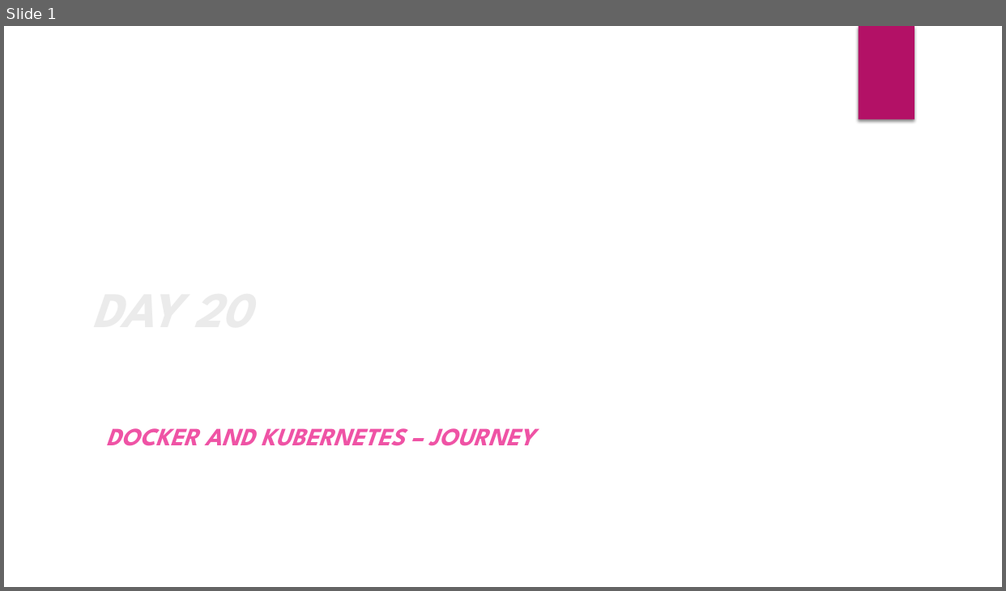
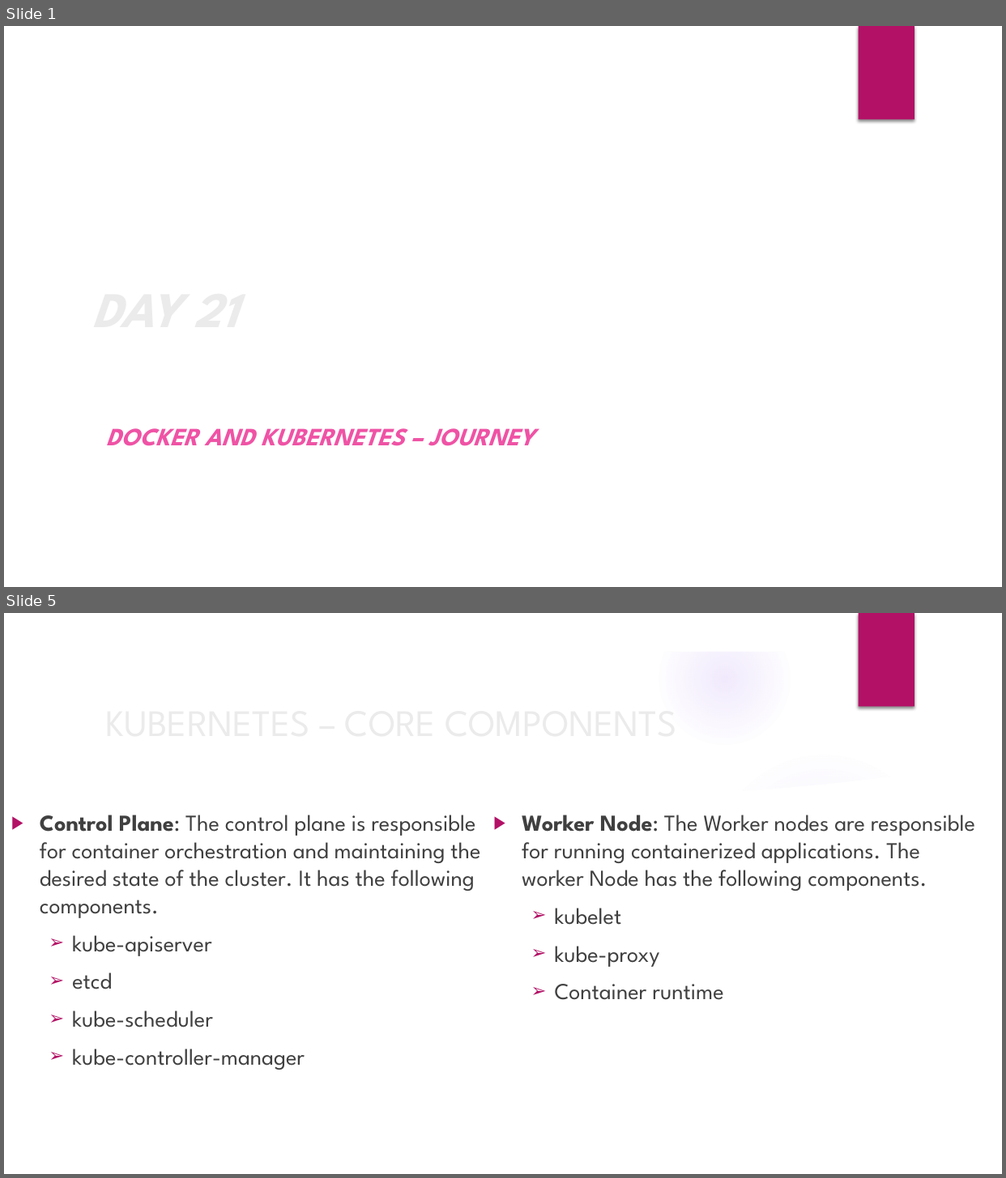
Before and after one commit to deepkumartraining/docker-k8s-April23, a slide deck: Day21/DockerAndKubernetes_Training-Day21.pptx. Shown one above the other, each under a label of ours: slide 1 before the commit, slides 1 and 5 after it; the slides between them are not shown. The pictures are 1006x591 and 1006x1178 pixels, drawn with LibreOffice and Linux fonts; fonts in the diff are those of the drawing; background and template pictures are left out. Boxes give left, top, right and bottom in pixels: in the first picture for what was removed or moved away, otherwise in the second. Text is boxed around its words. In the diff, an @@ line names an element or a change of style, - is before the commit and + after.

```diff
--- a/Day21/DockerAndKubernetes_Training-Day21.pptx
+++ b/Day21/DockerAndKubernetes_Training-Day21.pptx
@@ slide 5 added at [4, 613, 1002, 1174], background picture (left out); not listed: 1 template element that a slide beside it also shows @@
@@ group added at [4, 613, 1002, 1174]: 5 ellipses, 3 freeform shapes @@
@@ title added at [98, 692, 846, 750], 36 pt, text #EBEBEB @@
+KUBERNETES – CORE COMPONENTS
@@ text added at [40, 815, 480, 1070], 22 pt, text #404040 @@
+▶ Control Plane: The control plane is responsible for container orchestration and maintaining the desired state of the cluster. It has the following components.
+  ➢ kube-apiserver
+  ➢ etcd
+  ➢ kube-scheduler
+  ➢ kube-controller-manager
@@ text added at [522, 815, 975, 1000], 22 pt, text #404040 @@
+▶ Worker Node: The Worker nodes are responsible for running containerized applications. The worker Node has the following components.
+  ➢ kubelet
+  ➢ kube-proxy
+  ➢ Container runtime
@@ slide 1 changed as well @@
@@ title at [84, 199, 807, 417]: text changed @@
-DAY 20
+DAY 21
```
Also in this commit, not shown: 2 other slides changed, 7 other slides added, 1 slide removed.
